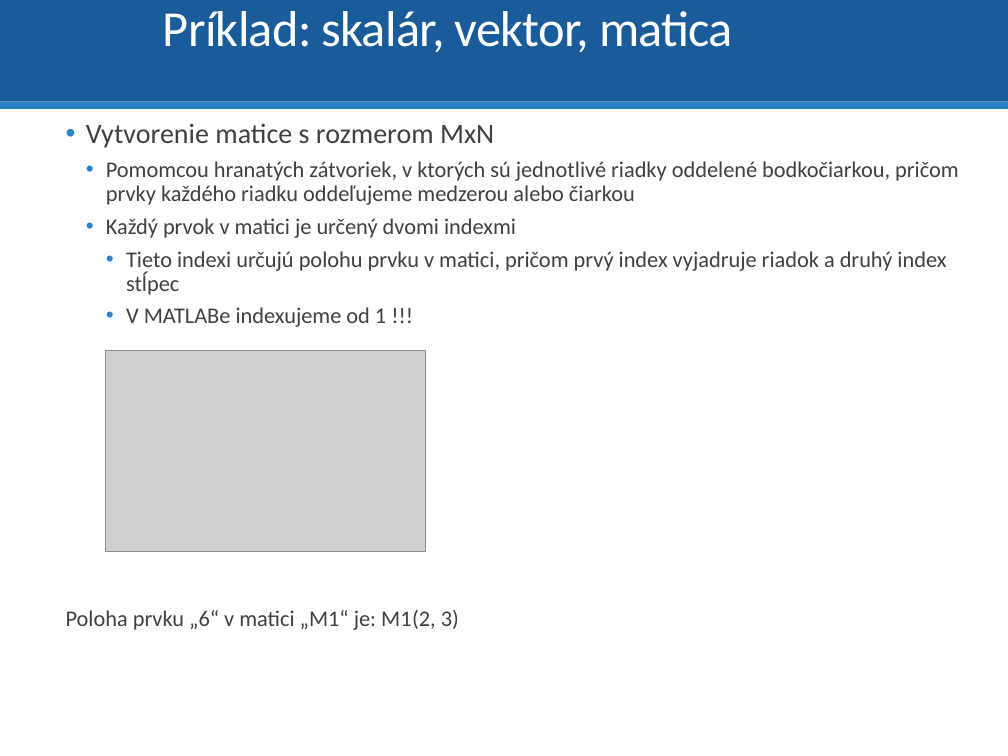
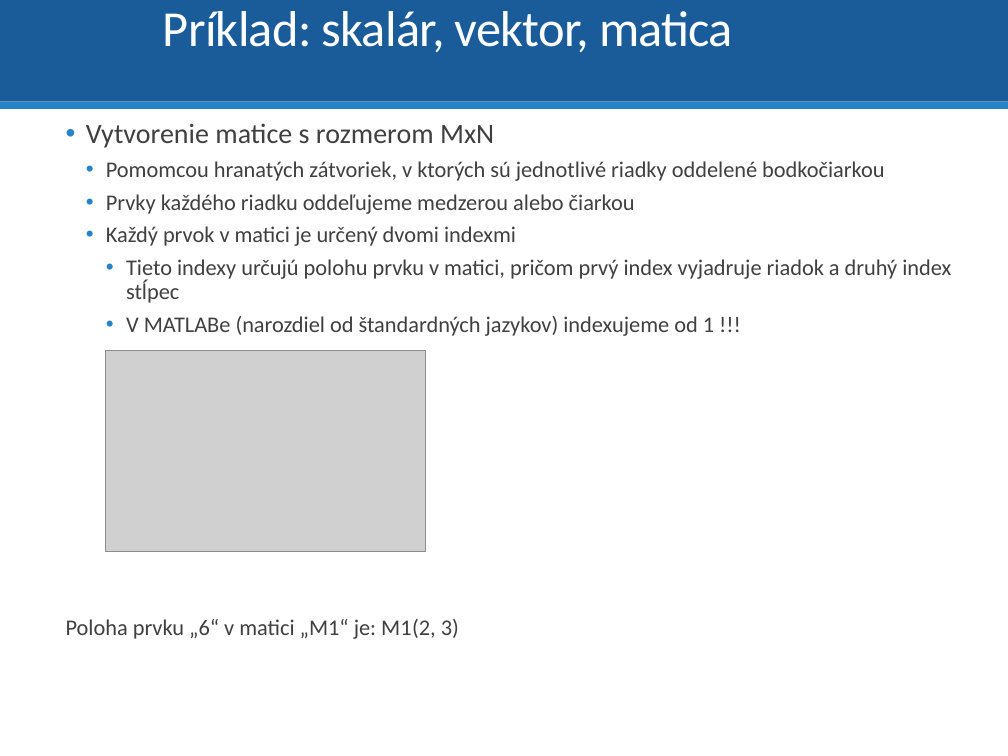
Before and after one commit to dodekm/TeamProjektKybernetika, a slide deck: slide 16 of Nove prednasky/P0_Opakovanie_Matlab_Simulink.pptx (slide 15 before the commit). Drawn at 1008x756 pixels with LibreOffice and Linux fonts; fonts in the diff are those of the drawing; grey boxes stand for pictures. Boxes give left, top, right and bottom in pixels: in the first picture for what was removed or moved away, otherwise in the second. Text is boxed around its words. In the diff, an @@ line names an element or a change of style, - is before the commit and + after.

```diff
--- a/Nove prednasky/P0_Opakovanie_Matlab_Simulink.pptx
+++ b/Nove prednasky/P0_Opakovanie_Matlab_Simulink.pptx
@@ text at box(106, 161, 884, 214): text changed @@
-    • Pomomcou hranatých zátvoriek, v ktorých sú jednotlivé riadky oddelené bodkočiarkou, pričom prvky každého riadku oddeľujeme medzerou alebo čiarkou
+    • Pomomcou hranatých zátvoriek, v ktorých sú jednotlivé riadky oddelené bodkočiarkou
+    • Prvky každého riadku oddeľujeme medzerou alebo čiarkou
@@ text at box(126, 259, 951, 336): text changed @@
-      • Tieto indexi určujú polohu prvku v matici, pričom prvý index vyjadruje riadok a druhý index stĺpec
-      • V MATLABe indexujeme od 1 !!!
+      • Tieto indexy určujú polohu prvku v matici, pričom prvý index vyjadruje riadok a druhý index stĺpec
+      • V MATLABe (narozdiel od štandardných jazykov) indexujeme od 1 !!!
```
Also in this commit, not shown: 14 other slides changed, 1 slide added, 1 slide removed, 2 other files.
